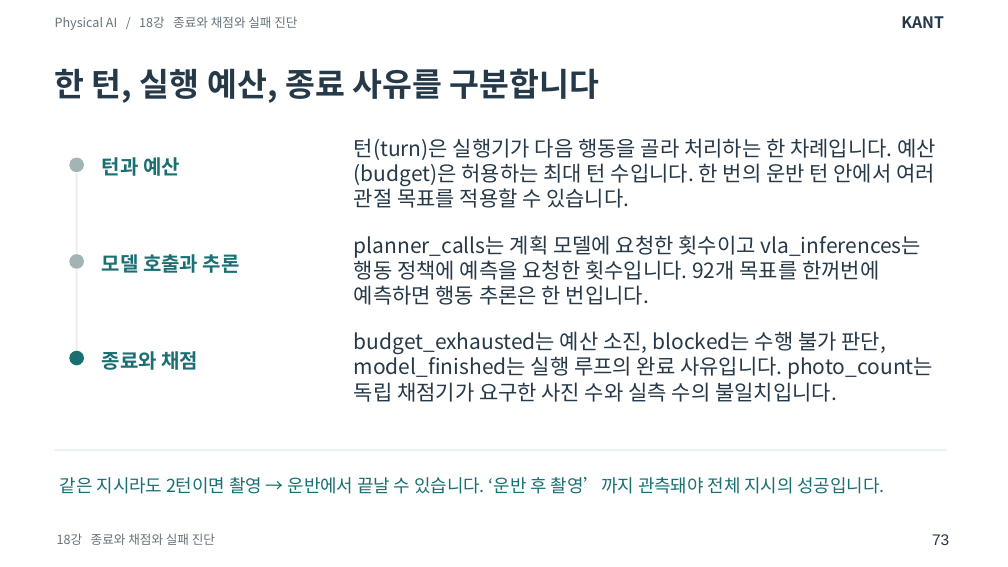
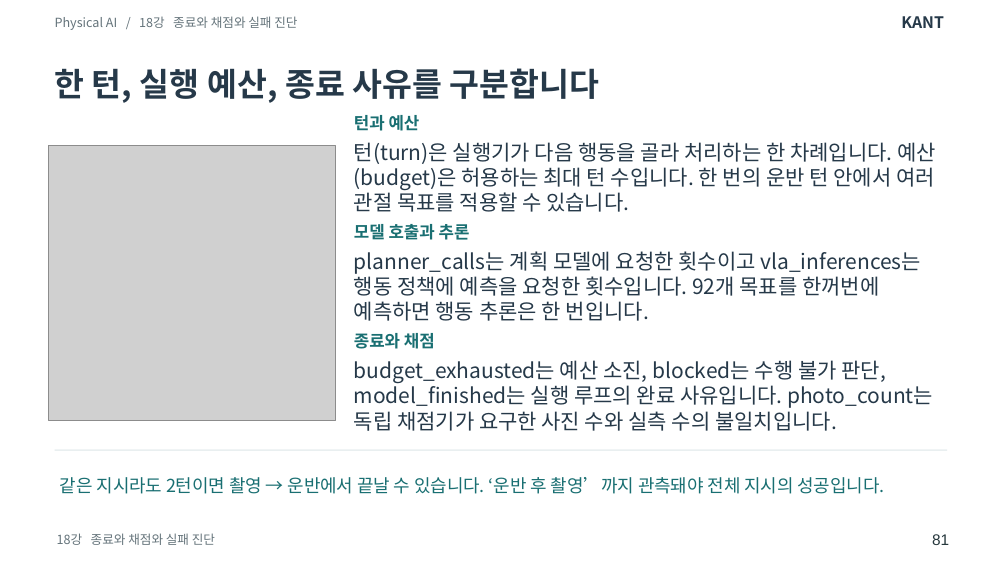
Before and after one commit to SpartaPA/waffle-mpx-lyrical, a slide deck: slide 81 of lessons/14-18/lessons-14-18.pptx (slide 73 before the commit). Drawn at 1008x567 pixels with LibreOffice and Linux fonts; fonts in the diff are those of the drawing; grey boxes stand for pictures. Boxes give left, top, right and bottom in pixels: in the first picture for what was removed or moved away, otherwise in the second. Text is boxed around its words. In the diff, an @@ line names an element or a change of style, - is before the commit and + after.

Commit message:
다섯 강의에서 지시문이 코드와 결과로 이어지는 과정을 그림과 함께 설명합니다

```diff
--- a/lessons/14-18/lessons-14-18.pptx
+++ b/lessons/14-18/lessons-14-18.pptx
@@ size 14.2 to 12 pt; vertical alignment middle to top in 3 elements at (x1=354, y1=333, x2=435, y2=349), (x1=354, y1=224, x2=470, y2=240), (x1=354, y1=115, x2=420, y2=131) @@
@@ text "턴과 예산" moved from (x1=102, y1=157, x2=180, y2=176) to (x1=354, y1=115, x2=420, y2=131) @@
@@ picture added at (x1=49, y1=145, x2=337, y2=420) @@
@@ ellipse removed at (x1=70, y1=157, x2=85, y2=172) @@
@@ rectangle removed at (x1=76, y1=173, x2=78, y2=253) @@
@@ text "모델 호출과 추론" moved from (x1=102, y1=254, x2=240, y2=273) to (x1=354, y1=224, x2=470, y2=240) @@
@@ ellipse removed at (x1=70, y1=254, x2=85, y2=269) @@
@@ text "planner_calls는 계획 모델에 요청한 횟수이고 ..." moved from (x1=354, y1=235, x2=921, y2=305) to (x1=354, y1=251, x2=921, y2=321) @@
@@ rectangle removed at (x1=76, y1=270, x2=78, y2=350) @@
@@ text "종료와 채점" moved from (x1=102, y1=351, x2=198, y2=370) to (x1=354, y1=333, x2=435, y2=349) @@
@@ ellipse removed at (x1=70, y1=351, x2=85, y2=366) @@
@@ vertical alignment middle to top in 3 elements at (x1=354, y1=142, x2=936, y2=212), (x1=354, y1=251, x2=921, y2=321), (x1=354, y1=360, x2=933, y2=431) @@
@@ text "budget_exhausted는 예산 소진, blocked는 수행 ..." moved from (x1=354, y1=331, x2=933, y2=402) to (x1=354, y1=360, x2=933, y2=431) @@
@@ text at (x1=932, y1=534, x2=949, y2=545): text changed @@
-73
+81
```
Also in this commit, not shown: 77 other slides changed, 10 slides added, 3 other files.
